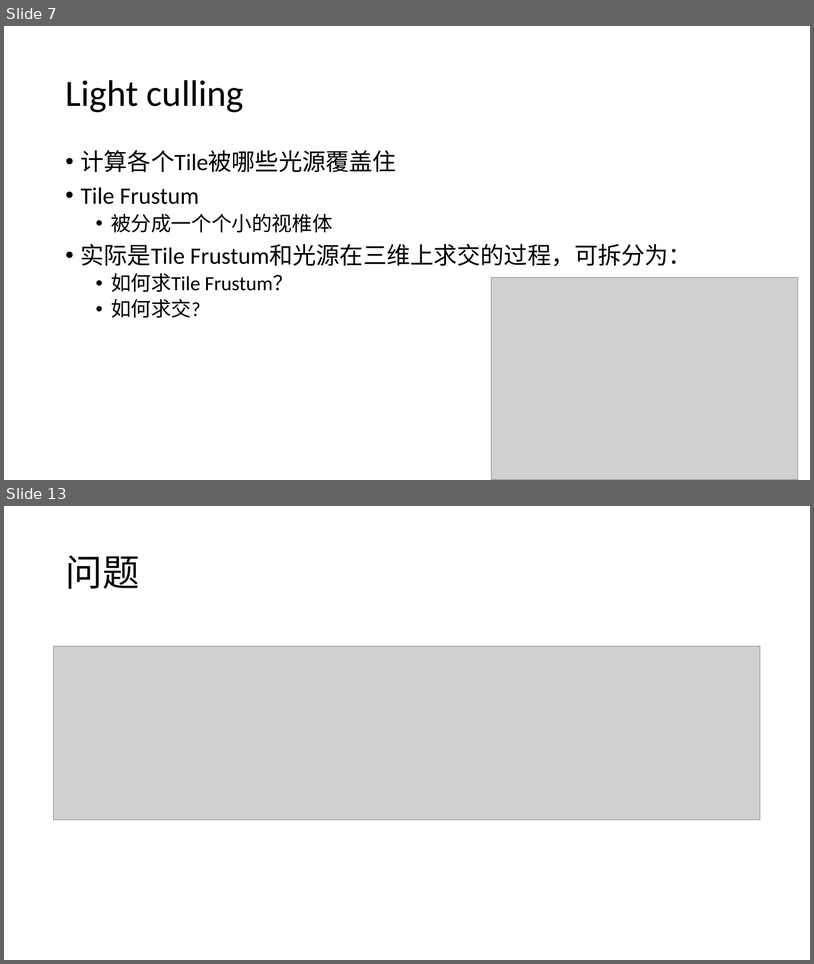
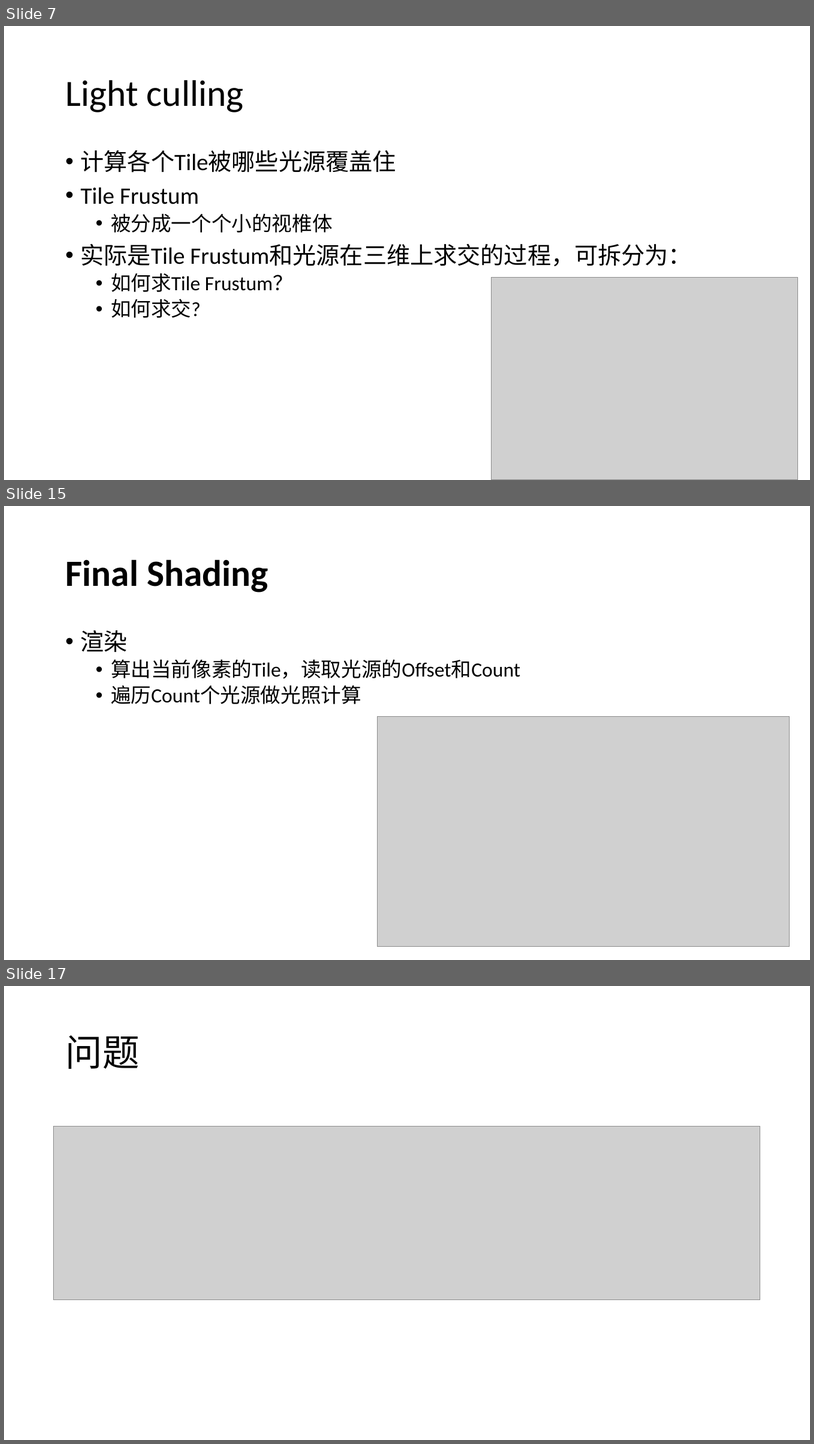
Before and after one commit to liangjuntu/Papers, a slide deck: ForwardPlus/Forward+梁骏图.pptx. Shown one above the other, each under a label of ours: slides 7 and 13 before the commit, slides 7, 15 and 17 after it; the slides between them are not shown. The pictures are 814x964 and 814x1444 pixels, drawn with LibreOffice and Linux fonts; fonts in the diff are those of the drawing; grey boxes stand for pictures. Boxes give left, top, right and bottom in pixels: in the first picture for what was removed or moved away, otherwise in the second. Text is boxed around its words. In the diff, an @@ line names an element or a change of style, - is before the commit and + after.

```diff
--- a/ForwardPlus/Forward+梁骏图.pptx
+++ b/ForwardPlus/Forward+梁骏图.pptx
@@ slide 15 added at box(4, 506, 810, 960), background #FFFFFF @@
@@ title added at box(65, 559, 269, 592), 44 pt, text #000000, bold @@
+Final Shading
@@ text added at box(81, 630, 521, 704), 24 pt, text #000000 @@
+• 渲染
+  • 算出当前像素的Tile，读取光源的Offset和Count
+  • 遍历Count个光源做光照计算
@@ picture added at box(378, 717, 790, 946) @@
@@ what was slide 13 is now slide 17 @@
```
Also in this commit, not shown: 3 slides changed, 6 other slides added, 3 slides removed.
